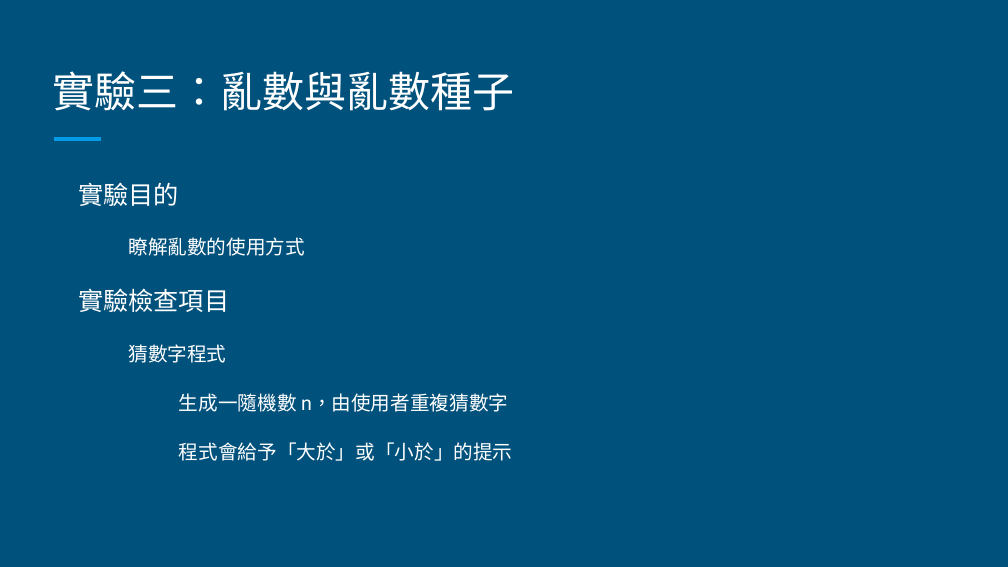
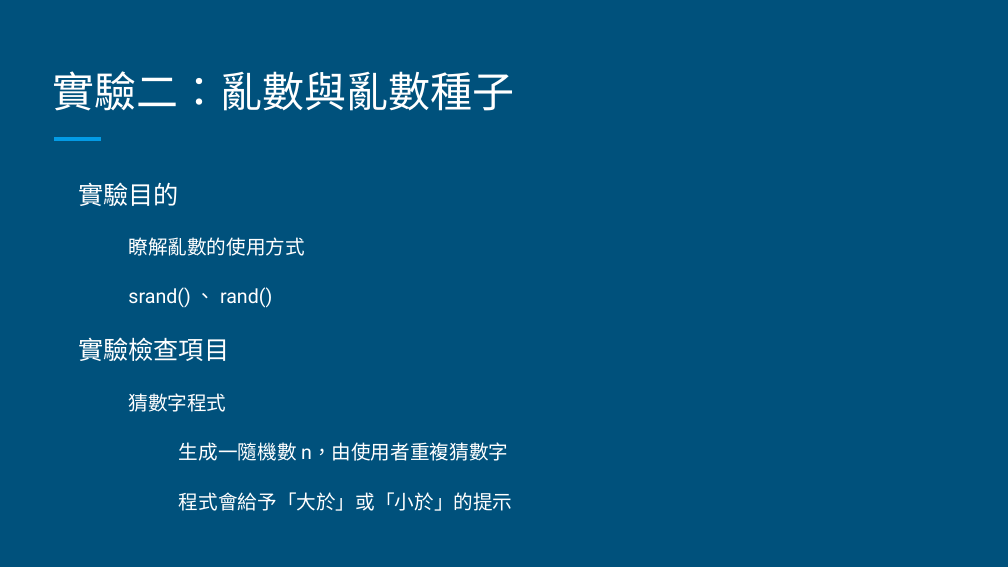
Before and after one commit to commProgramTAs/class, a slide deck: slide 8 of lab3/Lab 03 - 重複執行與亂數.pptx (slide 4 before the commit). Drawn at 1008x567 pixels with LibreOffice and Linux fonts; fonts in the diff are those of the drawing. Boxes give left, top, right and bottom in pixels: in the first picture for what was removed or moved away, otherwise in the second. Text is boxed around its words. In the diff, an @@ line names an element or a change of style, - is before the commit and + after.

```diff
--- a/lab3/Lab 03 - 重複執行與亂數.pptx
+++ b/lab3/Lab 03 - 重複執行與亂數.pptx
@@ title at <box>53,71,515,111</box>: text changed @@
-實驗三：亂數與亂數種子
+實驗二：亂數與亂數種子
@@ text at <box>128,287,272,308</box>: paragraph added @@
+  srand() 、 rand()
```
Also in this commit, not shown: 3 other slides changed, 5 slides added, 10 other files.
